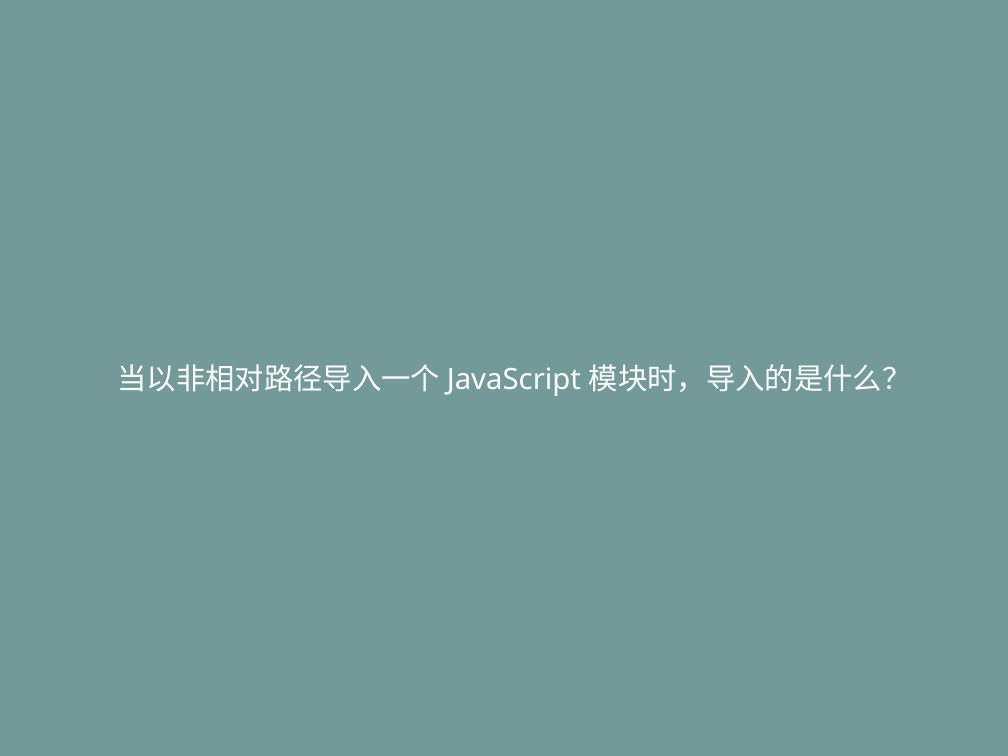
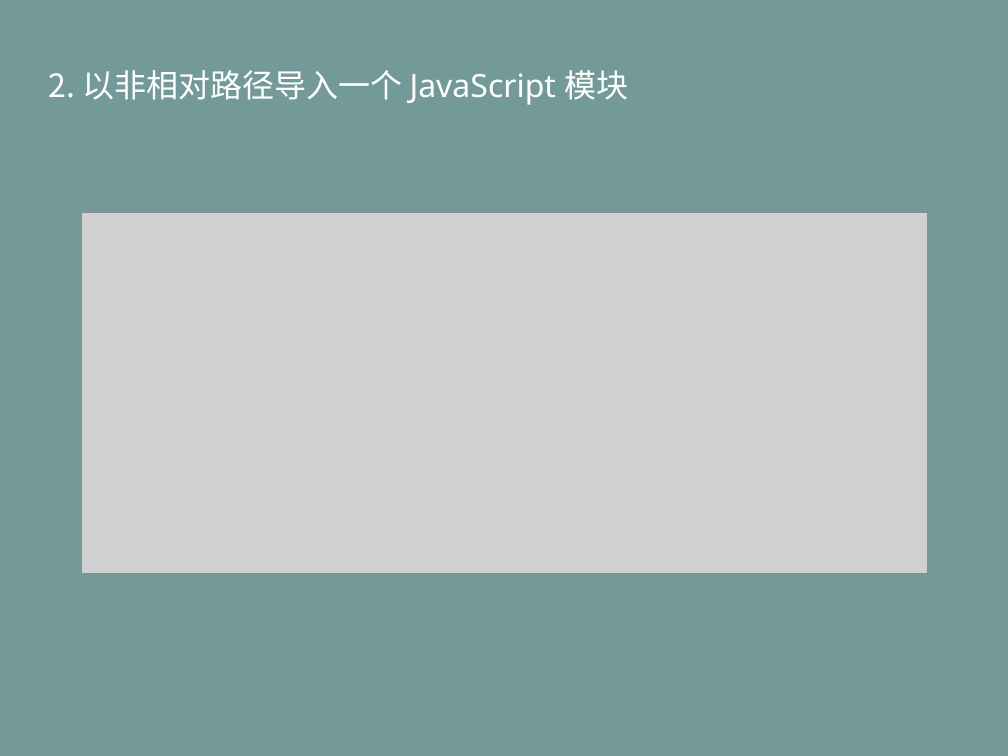
Before and after one commit to life0727/blog, a slide deck: slide 9 of ppt/typescript（三）.pptx (slide 3 before the commit). Drawn at 1008x756 pixels with LibreOffice and Linux fonts; fonts in the diff are those of the drawing; grey boxes stand for pictures. Boxes give left, top, right and bottom in pixels: in the first picture for what was removed or moved away, otherwise in the second. Text is boxed around its words. In the diff, an @@ line names an element or a change of style, - is before the commit and + after.

```diff
--- a/ppt/typescript（三）.pptx
+++ b/ppt/typescript（三）.pptx
@@ text at [82,70,628,105]: text changed; size 33 to 36 pt @@
-当以非相对路径导入一个 JavaScript 模块时，导入的是什么？
+2. 以非相对路径导入一个 JavaScript 模块
@@ picture added at [81,212,927,573] @@
```
Also in this commit, not shown: 3 other slides changed, 7 slides added.
